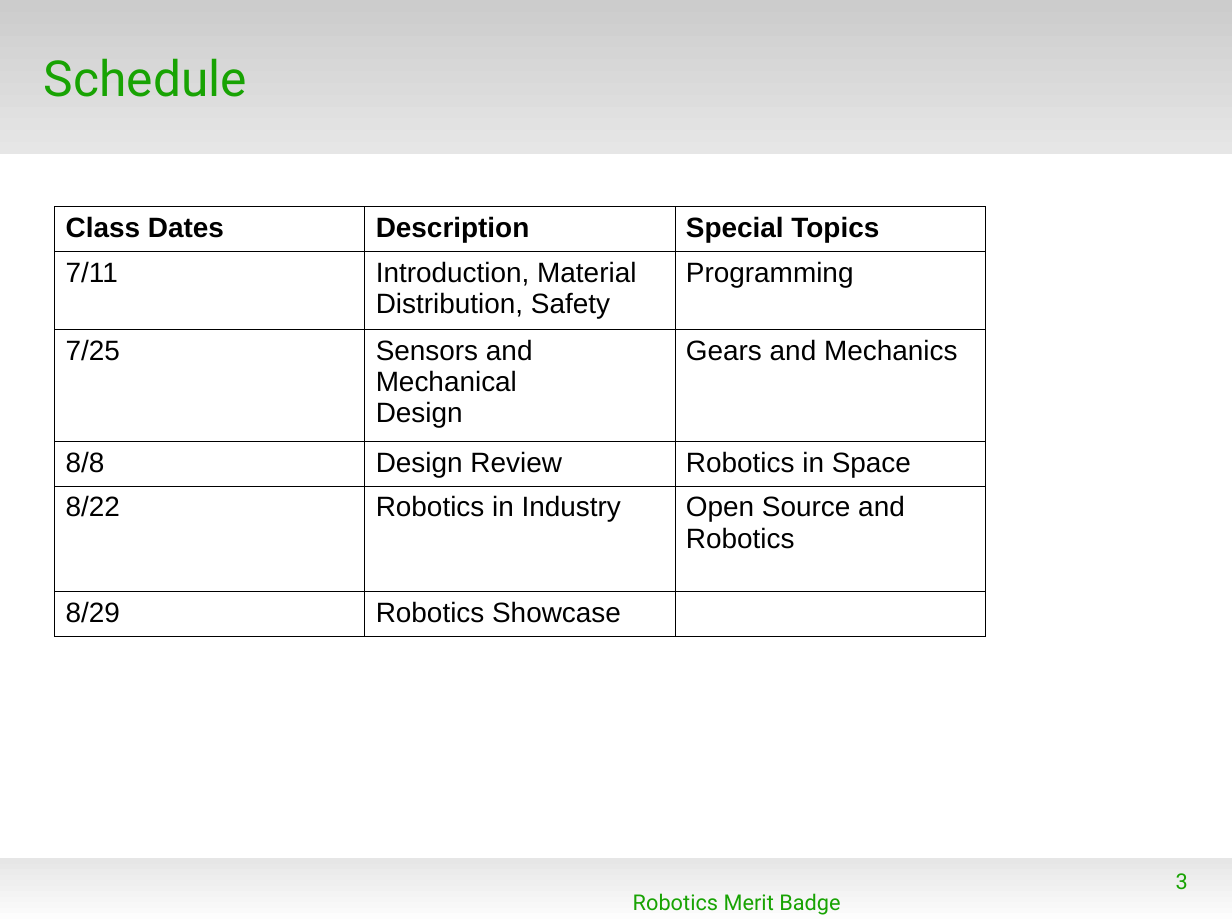
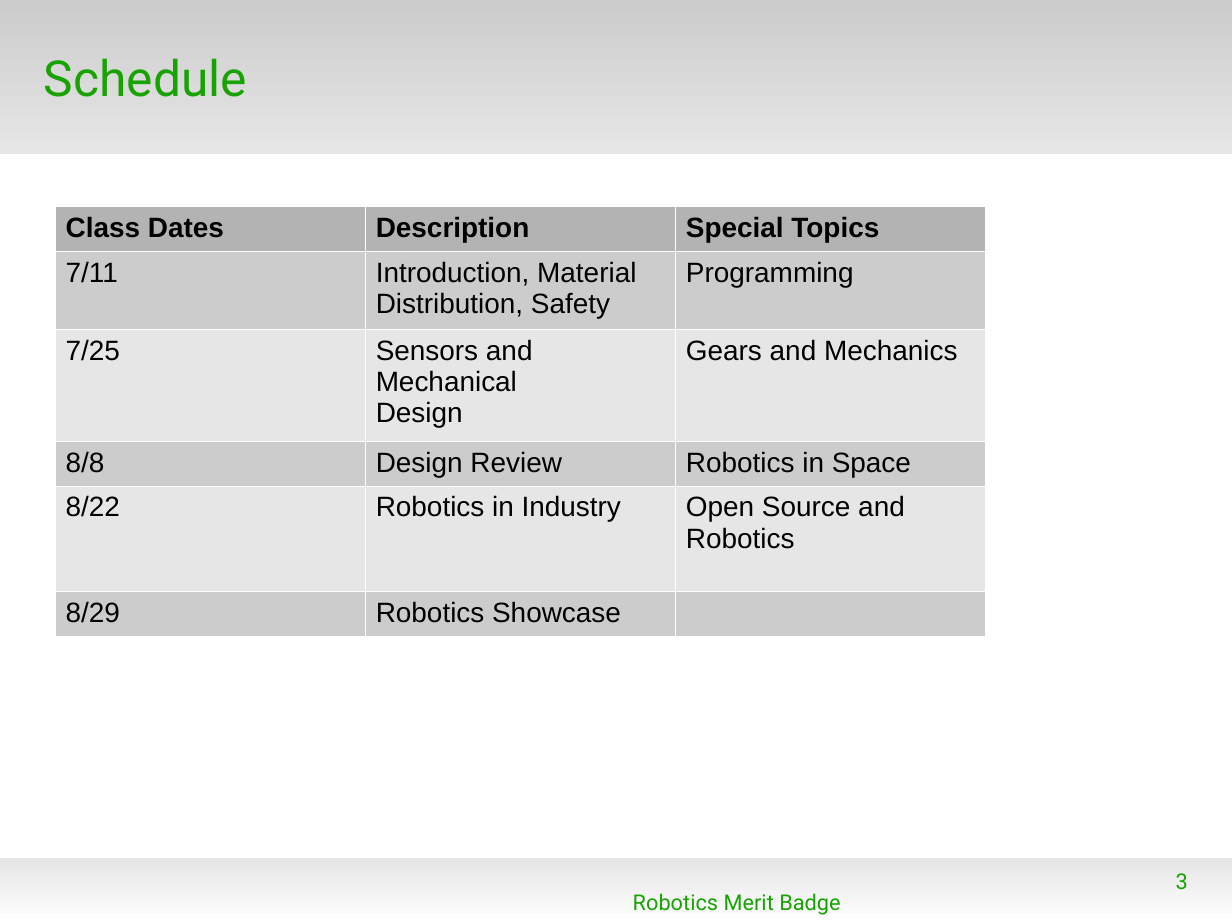
Before and after one commit to mcli/RoboticsMB, a slide deck: slide 3 of doc/RMB_Session3.odp. Drawn at 1232x924 pixels with LibreOffice and Linux fonts; fonts in the diff are those of the drawing; background and template pictures are left out. Boxes give left, top, right and bottom in pixels: in the first picture for what was removed or moved away, otherwise in the second. Text is boxed around its words. In the diff, an @@ line names an element or a change of style, - is before the commit and + after.

```diff
--- a/doc/RMB_Session3.odp
+++ b/doc/RMB_Session3.odp
@@ table at [55, 207, 987, 627] @@
@@ fill none to #B3B3B3 in row 1 @@
@@ fill none to #CCCCCC in 8 cells @@
@@ fill none to #E6E6E6 in 6 cells @@
@@ borders changed @@
```
Also in this commit, not shown: 2 other slides changed, 1 slide removed, 2 other files.
